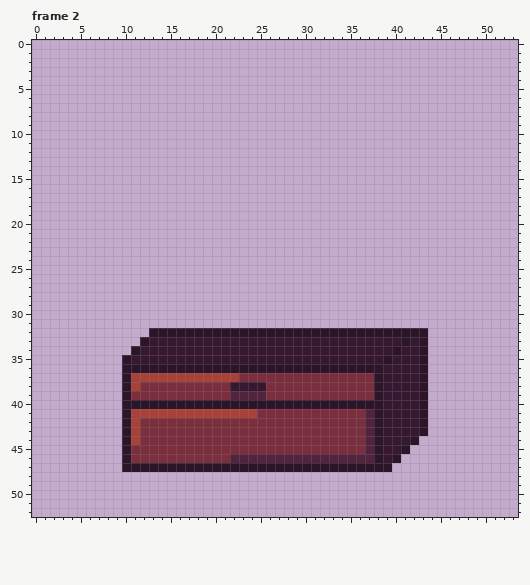
Two states of a pixel-art file, Biogenesis_SNZA/Assets/Sprites/Maps/Props/Taller_khione/cajas.aseprite. Above, as it was before the edit.
54x53 pixels, 21 frames. Colours within 5 levels of each other are drawn and written as one. Shown: frame 2. The commit also changed other frames, which this record leaves out.
And afterwards:
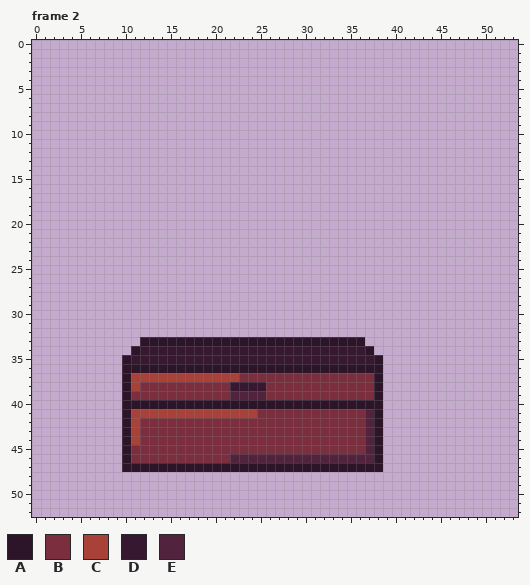
Palette (. is transparent): A #2c1529  B #7b2e3d  C #a84239  D #361931  E #52233c
Changes in this commit:
Frame 2:
Colour D gives way to colour A in row 33 at x 13 to 36; in row 34 at x 37; in row 35 at x 38.
Colour A is removed in row 32 at x 13 to 43; in row 33 at x 41 and 43; in row 34 at x 40 and 43; in row 35 at x 39 and 43; in rows 36 to 43 at x 43; in row 44 at x 42.
Colour A is removed in row 45 at x 41; in row 46 at x 40; in row 47 at x 39.
Colour D is removed in row 33 at x 37 to 40 and 42; in row 34 at x 38 to 39 and 41 to 42; in row 35 at x 40 to 42; in rows 36 to 43 at x 39 to 42; in row 44 at x 39 to 41; in row 45 at x 39 to 40.
Colour D is removed in row 46 at x 39.
Pixel boxes of the changes (left, top, right, bottom) in both pictures:
changed: (149, 328, 428, 472)
